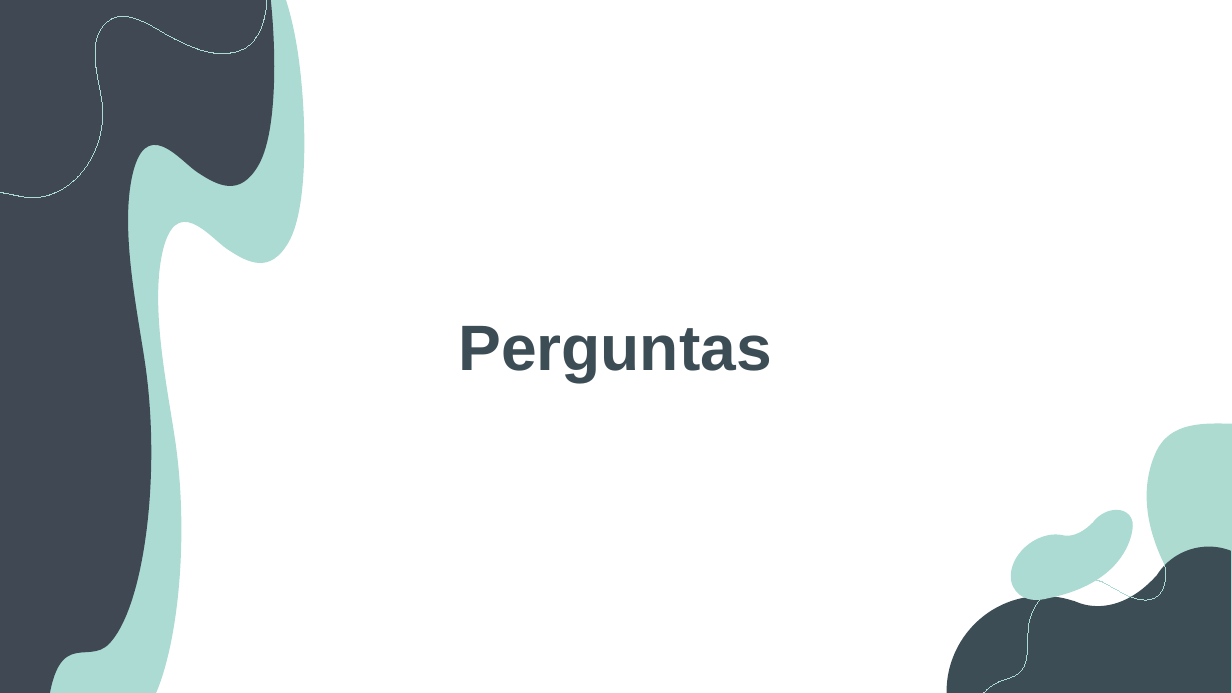
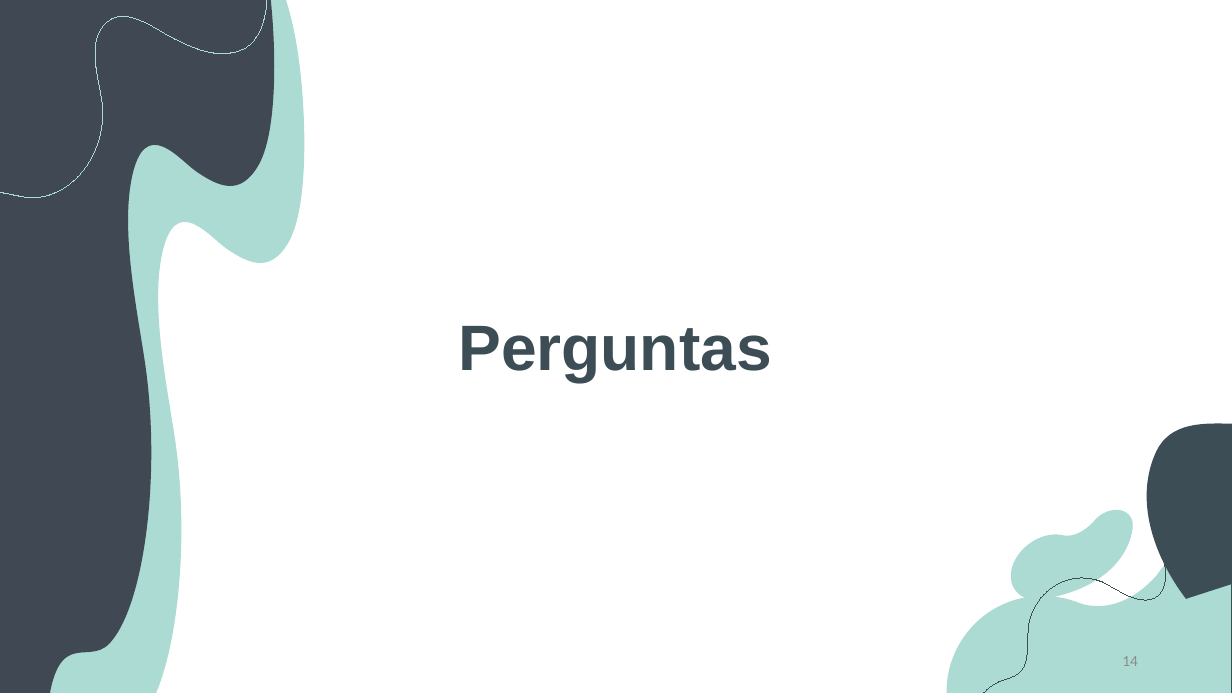
Before and after one commit to BernardoFMF/surf-management-app, a slide deck: slide 14 of docs/demonstracao-progresso.pptx (slide 13 before the commit). Drawn at 1232x693 pixels with LibreOffice and Linux fonts; fonts in the diff are those of the drawing. Boxes give left, top, right and bottom in pixels: in the first picture for what was removed or moved away, otherwise in the second. Text is boxed around its words. In the diff, an @@ line names an element or a change of style, - is before the commit and + after.

```diff
--- a/docs/demonstracao-progresso.pptx
+++ b/docs/demonstracao-progresso.pptx
@@ freeform shape at (x1=1071, y1=183, x2=1232, y2=602): fill #ADDBD0 to #3D4D55 @@
@@ freeform shape at (x1=898, y1=461, x2=1232, y2=693): fill #3D4D55 to #ACDBD3 @@
@@ freeform shape at (x1=970, y1=461, x2=1232, y2=693): outline #ACDBD3 0.75 pt to #3D4D55 0.75 pt @@
@@ page number added at (x1=1122, y1=656, x2=1138, y2=666), 12 pt, text #8C8C8C @@
+14
```
Also in this commit, not shown: 12 other slides changed, 1 slide added.
